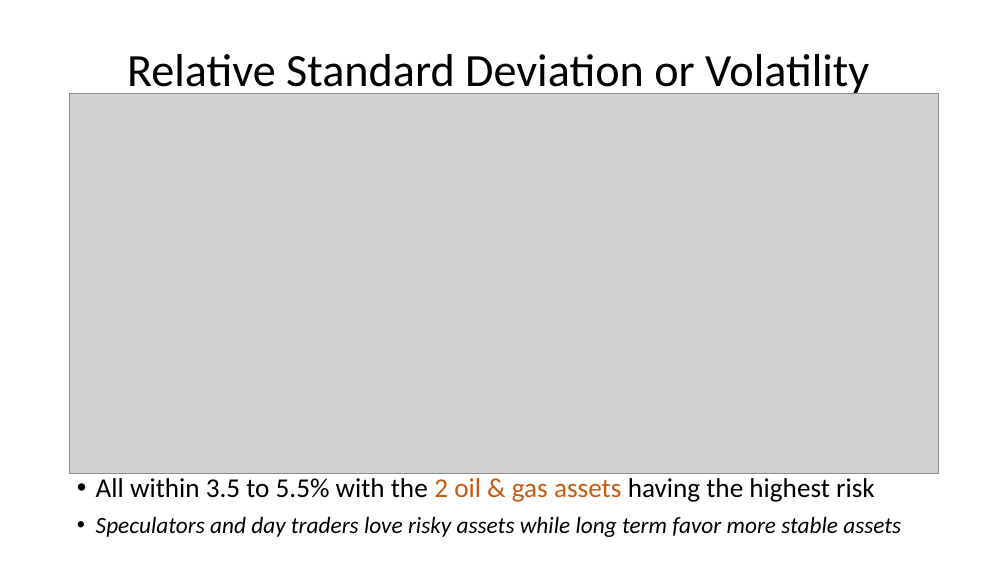
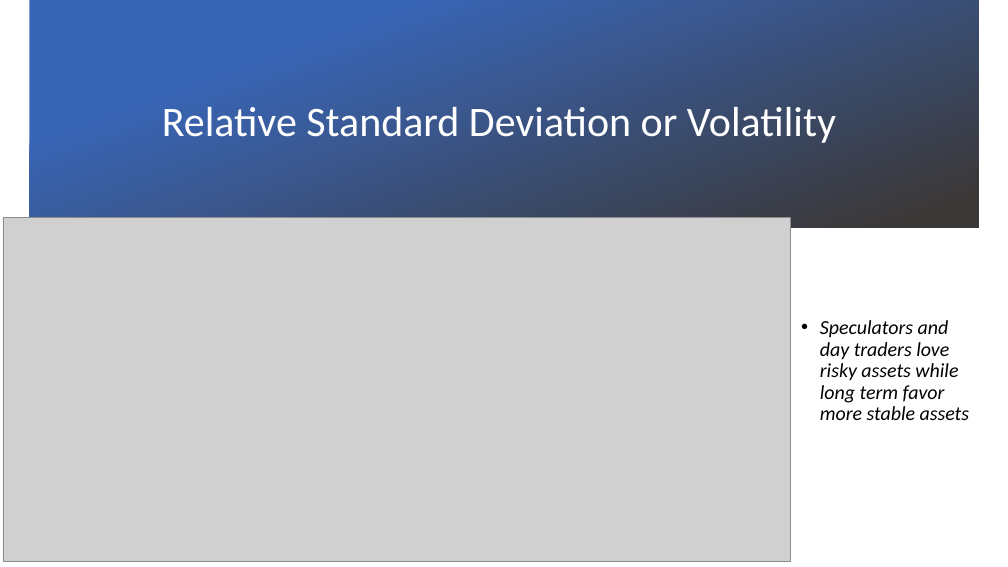
Before and after one commit to claybeaver/Group9_Project1, a slide deck: slide 9 of Final_Presentation.pptx. Drawn at 1008x567 pixels with LibreOffice and Linux fonts; fonts in the diff are those of the drawing; grey boxes stand for pictures; background and template pictures are left out. Boxes give left, top, right and bottom in pixels: in the first picture for what was removed or moved away, otherwise in the second. Text is boxed around its words. In the diff, an @@ line names an element or a change of style, - is before the commit and + after.

Commit message:
Started merging Tunde Narrative (9/15) with PPT & Implement Design theme. New Charts in Images & .IPYNB File

```diff
--- a/Final_Presentation.pptx
+++ b/Final_Presentation.pptx
@@ rectangle added at (29,0,979,228), fill gradient #3965B5 to #3B3838 @@
@@ title "Relative Standard Deviation or Volatility": place and size @@
-title "Relative Standard Deviation or Volatility" at (127,54,869,98)
+title "Relative Standard Deviation or Volatility" at (162,107,836,143)
@@ title "Relative Standard Deviation or Volatility" at (162,107,836,143): size 44 to 40 pt, text colour #000000 to #FFFFFF @@
@@ picture: place and size @@
-picture at (70,93,939,473)
+picture at (3,217,791,562)
@@ text "Speculators and day traders love ...": place and size @@
-text "Speculators and day traders love ..." at (96,478,901,537)
+text "Speculators and day traders love ..." at (820,320,970,420)
@@ text "Speculators and day traders love ..." at (820,320,970,420): size 22.2 to 19 pt; vertical alignment top to middle @@
@@ text at (96,478,875,502): paragraph removed @@
-• All within 3.5 to 5.5% with the 2 oil & gas assets having the highest risk
```
Also in this commit, not shown: 7 other slides changed, 1 slide added, 1 slide removed, 28 other files.
